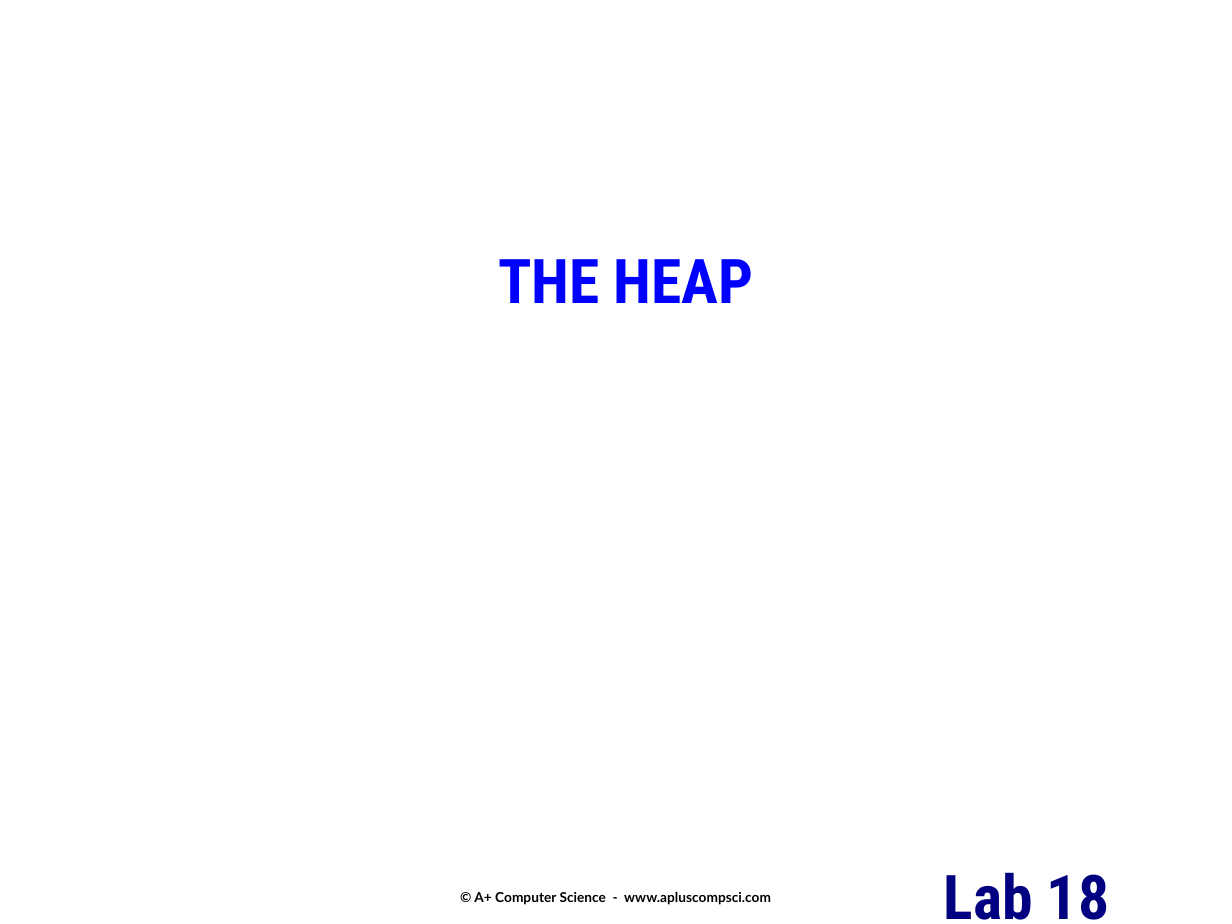
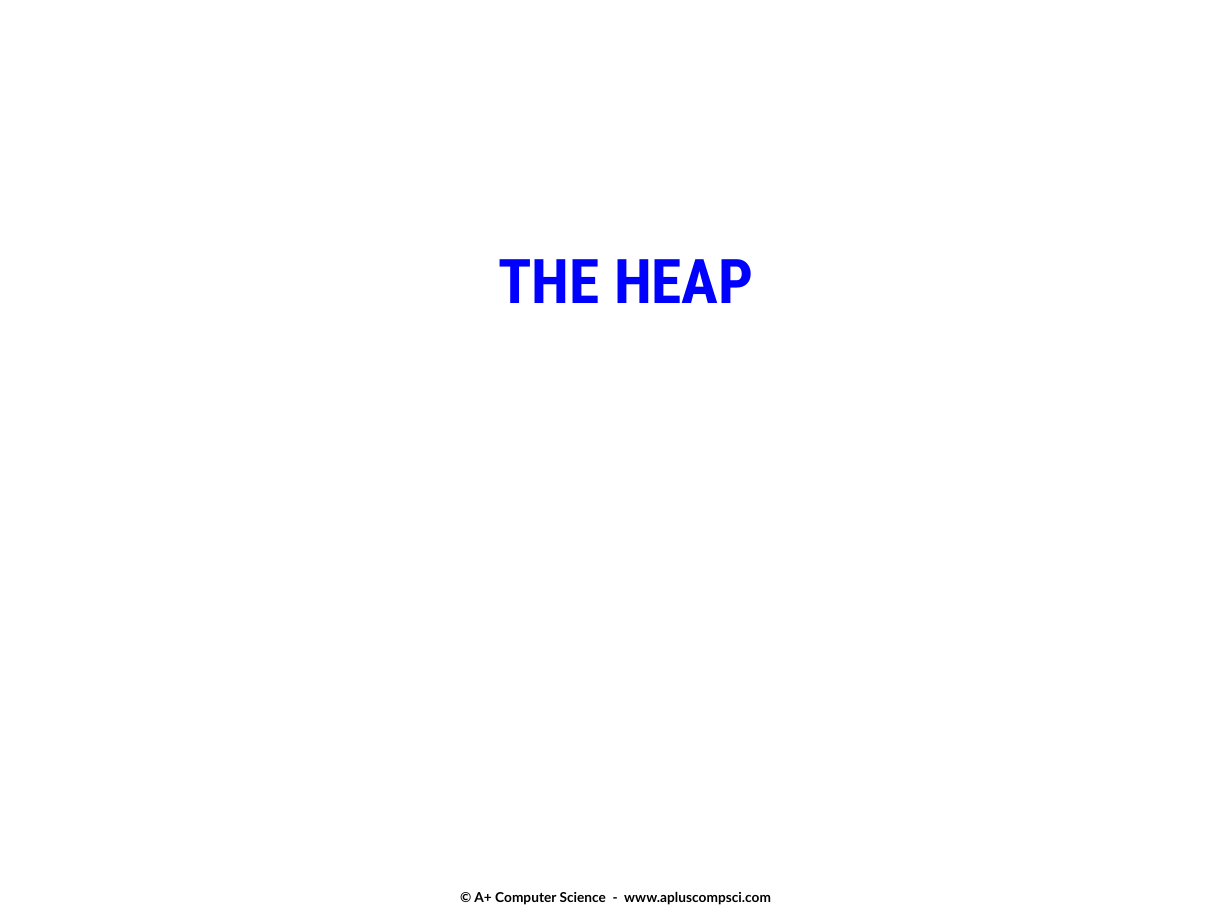
Before and after one commit to Cy-FairCS/cs3, a slide deck: slide 1 of u08c_heaps/notes/_a.heaps.pptx. Drawn at 1232x924 pixels with LibreOffice and Linux fonts; fonts in the diff are those of the drawing. Boxes give left, top, right and bottom in pixels: in the first picture for what was removed or moved away, otherwise in the second. Text is boxed around its words. In the diff, an @@ line names an element or a change of style, - is before the commit and + after.

```diff
--- a/u08c_heaps/notes/_a.heaps.pptx
+++ b/u08c_heaps/notes/_a.heaps.pptx
@@ text removed at (x1=944, y1=872, x2=1109, y2=920) @@
-Lab 18
```
Also in this commit, not shown: 7 other slides changed, 3 slides added, 48 other files.
